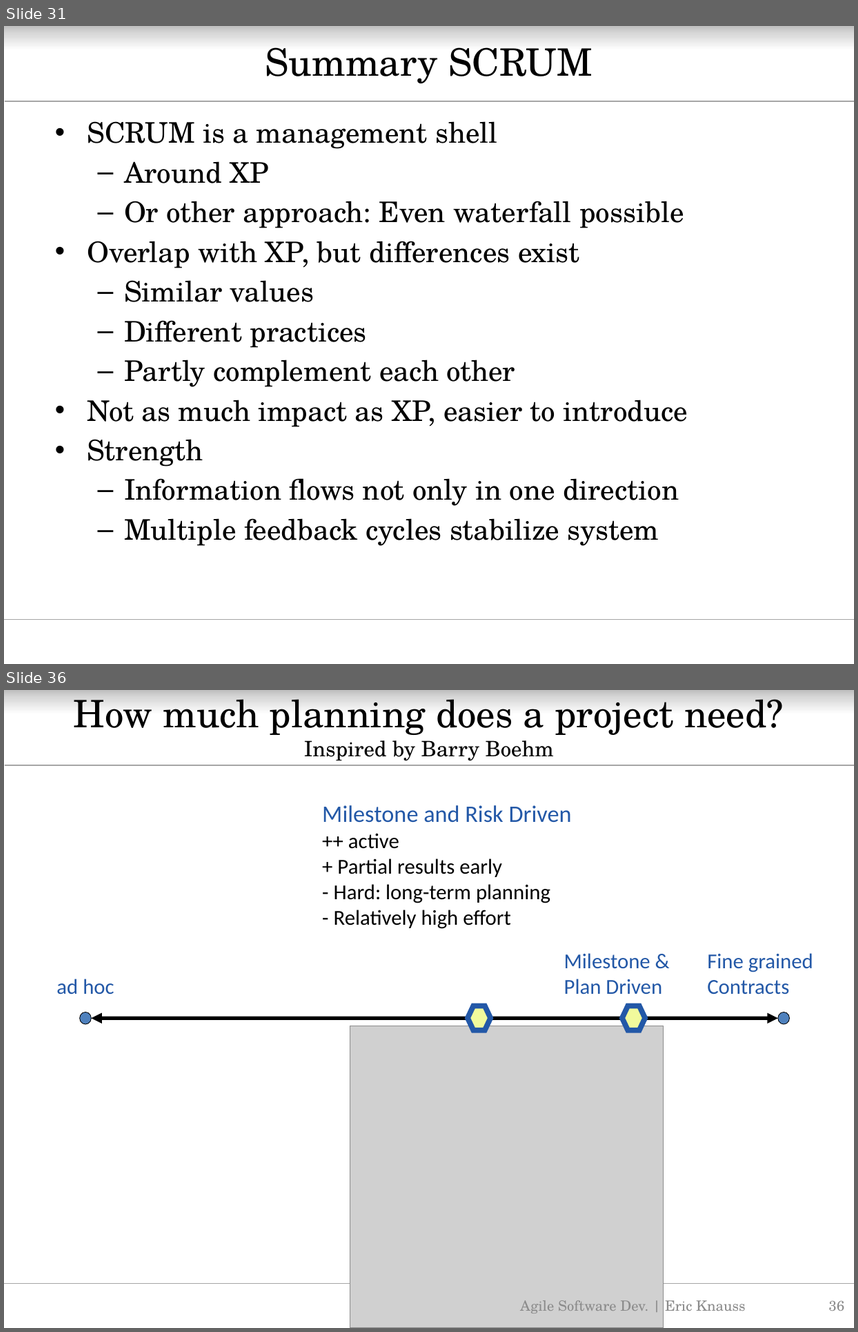
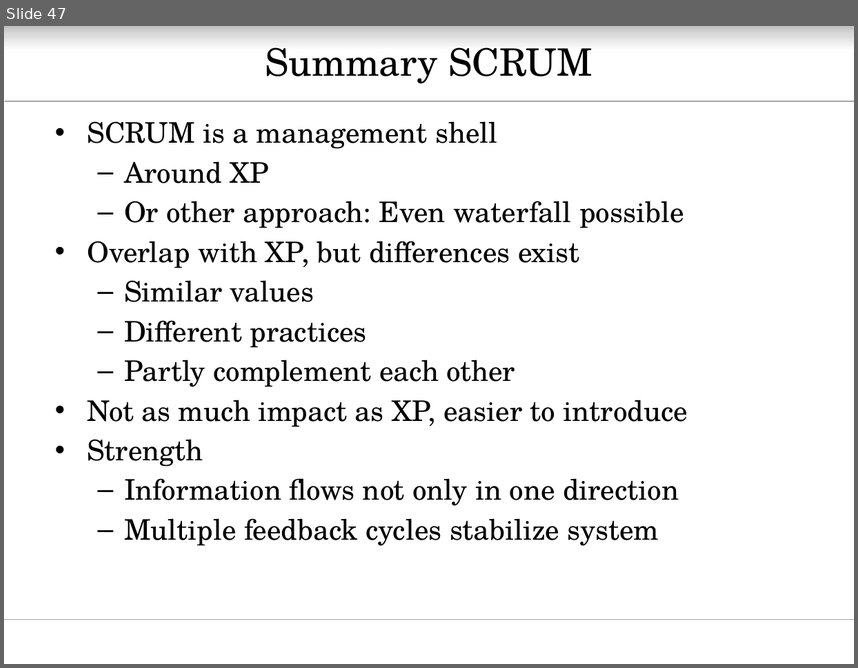
Before and after one commit to oerich/EDA397, a slide deck: Slides/src/agile-dev-processes-3-crash-course-v01.pptx. Shown one above the other, each under a label of ours: slides 31 and 36 before the commit, slide 47 after it; the slides between them are not shown. The pictures are 858x1332 and 858x668 pixels, drawn with LibreOffice and Linux fonts; fonts in the diff are those of the drawing; grey boxes stand for pictures; background and template pictures are left out. Boxes give left, top, right and bottom in pixels: in the first picture for what was removed or moved away, otherwise in the second. Text is boxed around its words. In the diff, an @@ line names an element or a change of style, - is before the commit and + after.

```diff
--- a/Slides/src/agile-dev-processes-3-crash-course-v01.pptx
+++ b/Slides/src/agile-dev-processes-3-crash-course-v01.pptx
@@ slide 36 removed at (4,690,854,1328), background #FFFFFF; not listed: 3 template elements that a slide beside it also shows @@
@@ title removed at (74,690,784,761) @@
-How much planning does a project need?
-Inspired by Barry Boehm
@@ text removed at (322,805,572,929) @@
-Milestone and Risk Driven
-++ active
-+ Partial results early
-- Hard: long-term planning
-- Relatively high effort
@@ text removed at (564,953,662,994) @@
-Milestone &
-Plan Driven
@@ text removed at (707,953,813,994) @@
-Fine grained
-Contracts
@@ text removed at (56,978,114,994) @@
-ad hoc
@@ ellipse removed at (80,1012,92,1024) @@
@@ double arrow removed from (92, 1018) to (778, 1018) @@
@@ hexagon removed at (467,1005,490,1030) @@
@@ line removed from (480, 1012) to (480, 1030) @@
@@ hexagon removed at (622,1005,645,1030) @@
@@ line removed from (630, 1012) to (630, 1030) @@
@@ ellipse removed at (778,1012,791,1024) @@
@@ picture removed at (350,1026,664,1328) @@
@@ text removed at (520,1300,745,1313) @@
-Agile Software Dev. | Eric Knauss
@@ page number removed at (829,1300,844,1310) @@
-36
@@ what was slide 31 is now slide 47 @@
```
Also in this commit, not shown: 6 slides changed, 17 slides added, 6 other slides removed, 1 other file.
